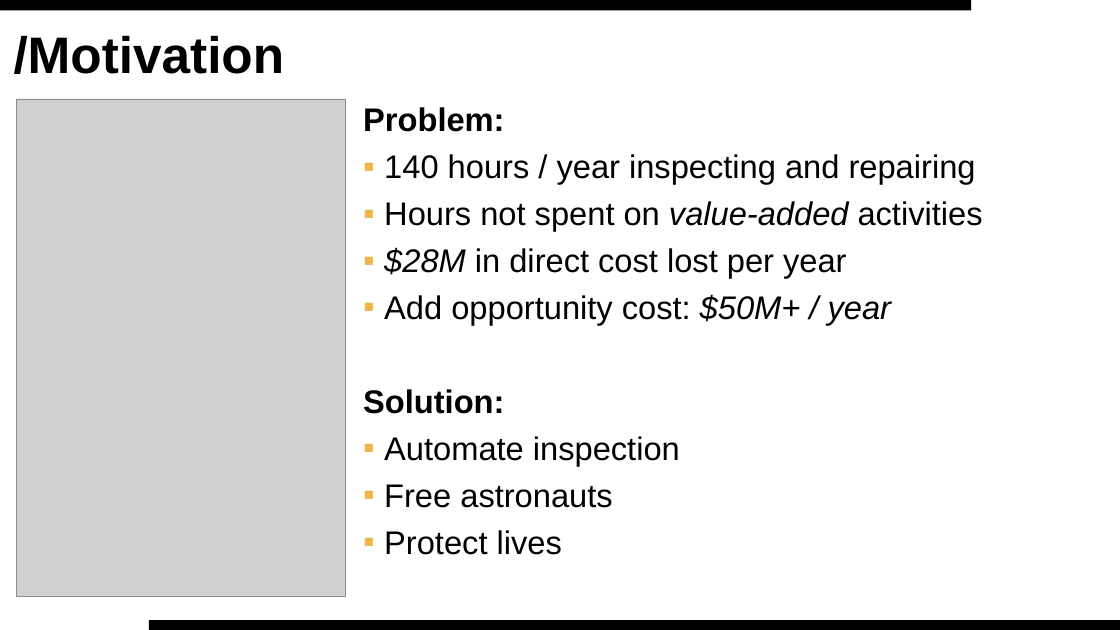
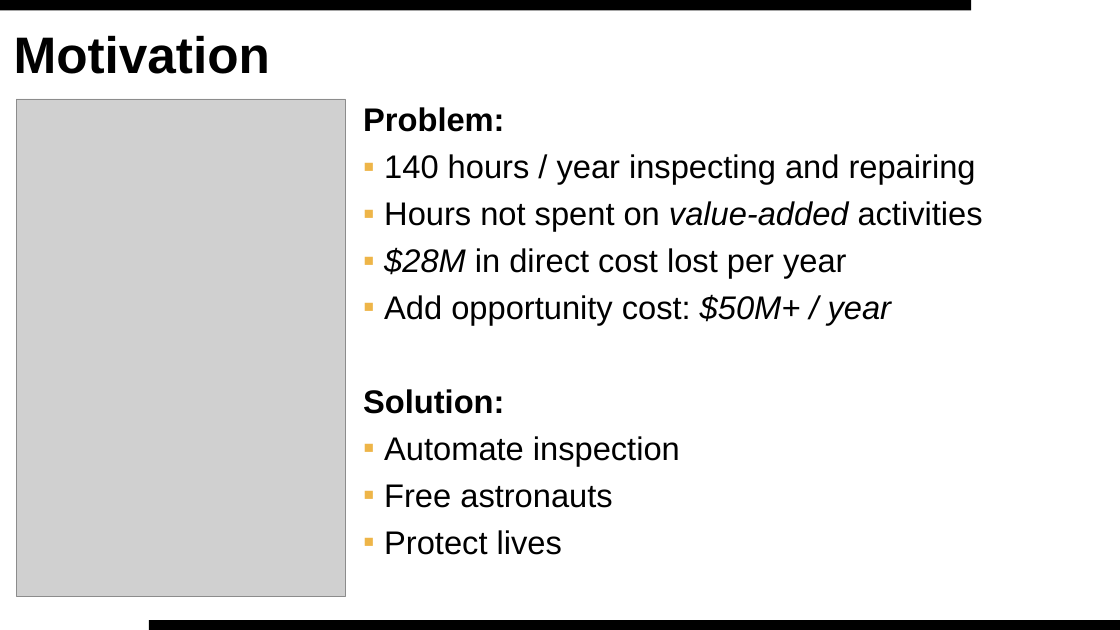
Before and after one commit to gautelg/EK505_Final_Project, a slide deck: slide 4 of Report_Presentation/Presentation.pptx. Drawn at 1120x630 pixels with LibreOffice and Linux fonts; fonts in the diff are those of the drawing; grey boxes stand for pictures; background and template pictures are left out. Boxes give left, top, right and bottom in pixels: in the first picture for what was removed or moved away, otherwise in the second. Text is boxed around its words. In the diff, an @@ line names an element or a change of style, - is before the commit and + after.

```diff
--- a/Report_Presentation/Presentation.pptx
+++ b/Report_Presentation/Presentation.pptx
@@ title at [14, 35, 270, 74]: text changed @@
-/Motivation
+Motivation
```
Also in this commit, not shown: 5 other slides changed, 1 slide removed, 1 other file.
